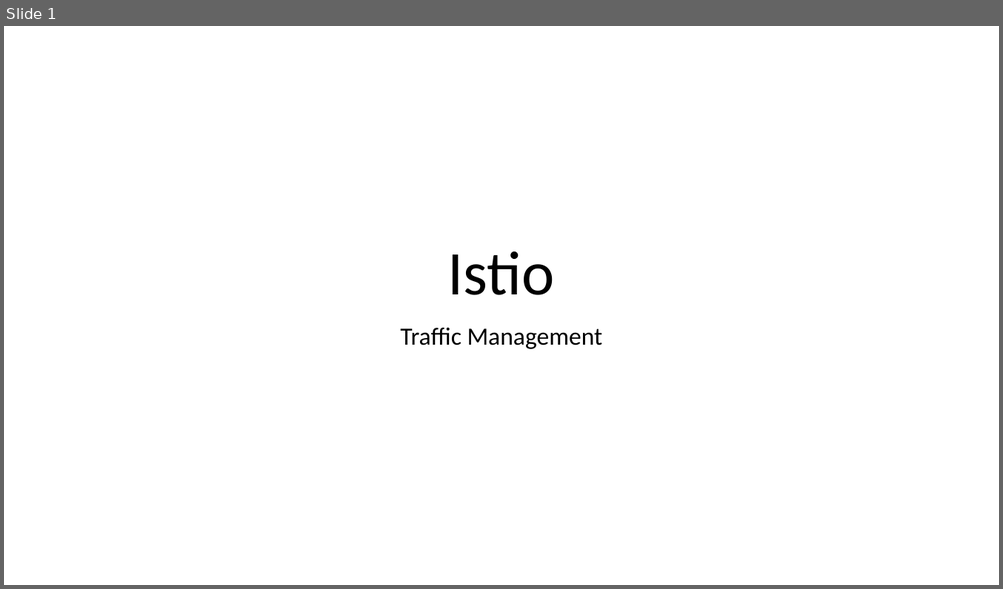
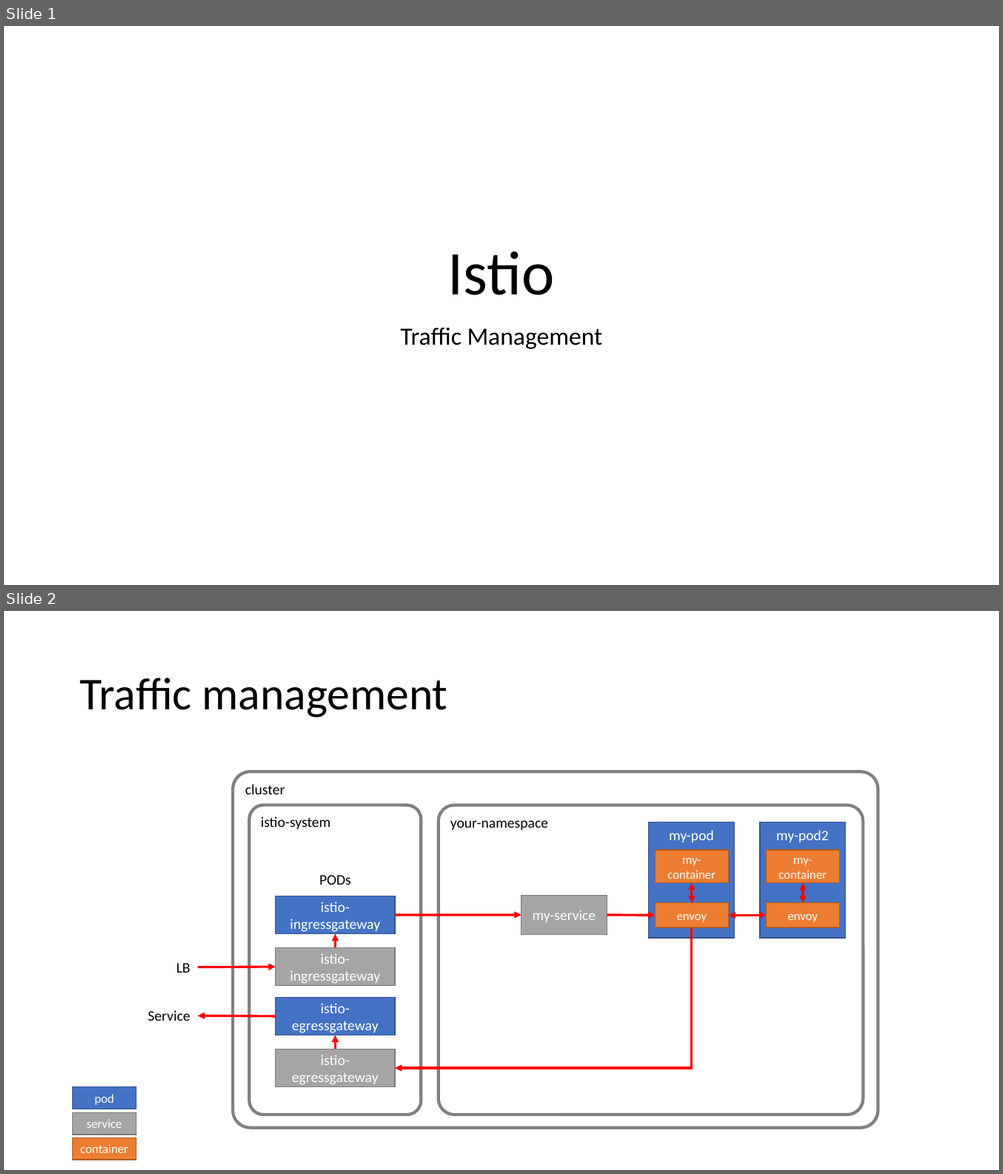
Before and after one commit to asantos2000/katacoda-scenarios, a slide deck: istio/deploy-istio-on-kubernetes/assets/istio.pptx. Shown one above the other, each under a label of ours: slide 1 before the commit, slides 1 and 2 after it. The pictures are 1003x589 and 1003x1174 pixels, drawn with LibreOffice and Linux fonts; fonts in the diff are those of the drawing. Boxes give left, top, right and bottom in pixels: in the first picture for what was removed or moved away, otherwise in the second. Text is boxed around its words. In the diff, an @@ line names an element or a change of style, - is before the commit and + after.

```diff
--- a/istio/deploy-istio-on-kubernetes/assets/istio.pptx
+++ b/istio/deploy-istio-on-kubernetes/assets/istio.pptx
@@ slide 2 added at box(4, 611, 999, 1170), background #FFFFFF @@
@@ title added at box(79, 678, 448, 718), 44 pt, text #000000 @@
+Traffic management
@@ rounded rectangle added at box(233, 772, 878, 1129), fill #FFFFFF, outline #808080 3 pt, 14 pt, text #000000 @@
+cluster
@@ rounded rectangle added at box(250, 805, 421, 1115), outline #808080 3 pt, 14 pt, text #000000 @@
+istio-system
@@ rounded rectangle added at box(438, 805, 862, 1115), outline #808080 3 pt, 14 pt, text #000000 @@
+your-namespace
@@ rectangle added at box(649, 823, 734, 939), fill #4472C4, outline #325491 1 pt, 14 pt, text #FFFFFF @@
+my-pod
@@ rectangle added at box(760, 823, 845, 939), fill #4472C4, outline #325491 1 pt, 14 pt, text #FFFFFF @@
+my-pod2
@@ rectangle added at box(654, 851, 728, 883), fill #ED7D31, outline #AF5C24 1 pt, 12 pt, text #FFFFFF @@
+my-container
@@ rectangle added at box(765, 851, 839, 883), fill #ED7D31, outline #AF5C24 1 pt, 12 pt, text #FFFFFF @@
+my-container
@@ text added at box(319, 875, 351, 885), 14 pt, text #000000 @@
+PODs
@@ rectangle added at box(276, 896, 395, 934), fill #4472C4, outline #325491 1 pt, 14 pt, text #FFFFFF @@
+istio-ingressgateway
@@ rectangle added at box(521, 896, 607, 935), fill #A5A5A5, outline #7A7A7A 1 pt, 14 pt, text #FFFFFF @@
+my-service
@@ double arrow added from (692, 903) to (692, 883), #FF0000 2.25 pt @@
@@ double arrow added from (802, 903) to (802, 883), #FF0000 2.25 pt @@
@@ arrow added from (395, 915) to (521, 915), #FF0000 2.25 pt @@
@@ arrow added from (607, 915) to (654, 915), #FF0000 2.25 pt @@
@@ rectangle added at box(654, 903, 728, 928), fill #ED7D31, outline #AF5C24 1 pt, 12 pt, text #FFFFFF @@
+envoy
@@ double arrow added from (728, 915) to (765, 915), #FF0000 2.25 pt @@
@@ rectangle added at box(765, 903, 839, 928), fill #ED7D31, outline #AF5C24 1 pt, 12 pt, text #FFFFFF @@
+envoy
@@ arrow added from (336, 948) to (336, 934), #FF0000 2.25 pt @@
@@ elbow arrow added from (692, 928) to (395, 1068), #FF0000 2.25 pt @@
@@ text added at box(176, 963, 190, 973), 14 pt, text #000000 @@
+LB
@@ rectangle added at box(276, 948, 395, 986), fill #A5A5A5, outline #7A7A7A 1 pt, 14 pt, text #FFFFFF @@
+istio-ingressgateway
@@ arrow added from (198, 968) to (276, 967), #FF0000 2.25 pt @@
@@ rectangle added at box(276, 997, 395, 1036), fill #4472C4, outline #325491 1 pt, 14 pt, text #FFFFFF @@
+istio-egressgateway
@@ text added at box(148, 1011, 190, 1021), 14 pt, text #000000 @@
+Service
@@ arrow added from (276, 1017) to (198, 1016), #FF0000 2.25 pt @@
@@ rectangle added at box(276, 1050, 395, 1088), fill #A5A5A5, outline #7A7A7A 1 pt, 14 pt, text #FFFFFF @@
+istio-egressgateway
@@ arrow added from (336, 1050) to (336, 1036), #FF0000 2.25 pt @@
@@ rectangle added at box(73, 1088, 136, 1110), fill #4472C4, outline #325491 1 pt, 12 pt, text #FFFFFF @@
+pod
@@ rectangle added at box(73, 1113, 136, 1135), fill #A5A5A5, outline #7A7A7A 1 pt, 12 pt, text #FFFFFF @@
+service
@@ rectangle added at box(73, 1139, 136, 1160), fill #ED7D31, outline #AF5C24 1 pt, 12 pt, text #FFFFFF @@
+container
```
Also in this commit, not shown: 3 slides changed, 3 other slides added, 2 slides removed, 2 other files.
